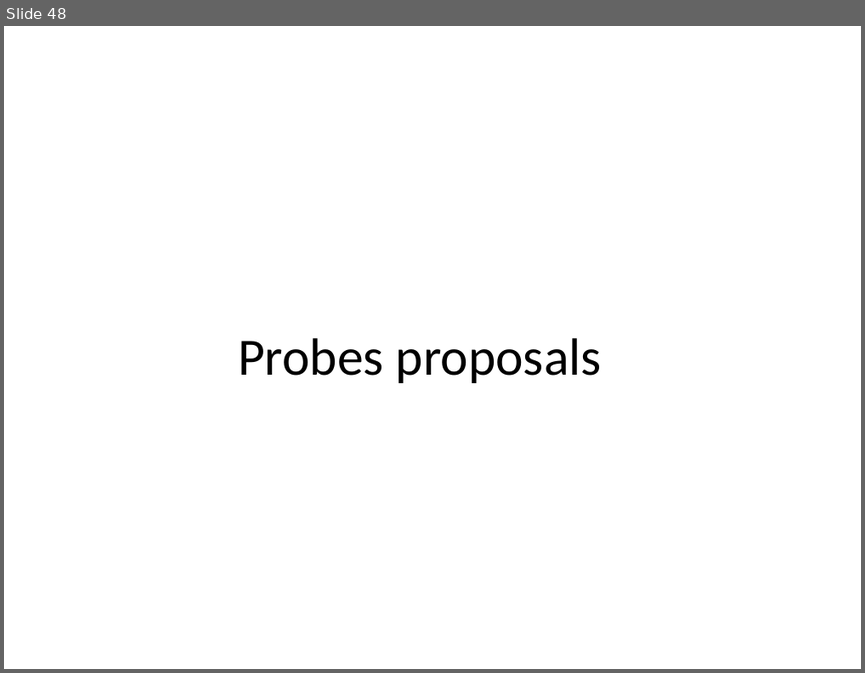
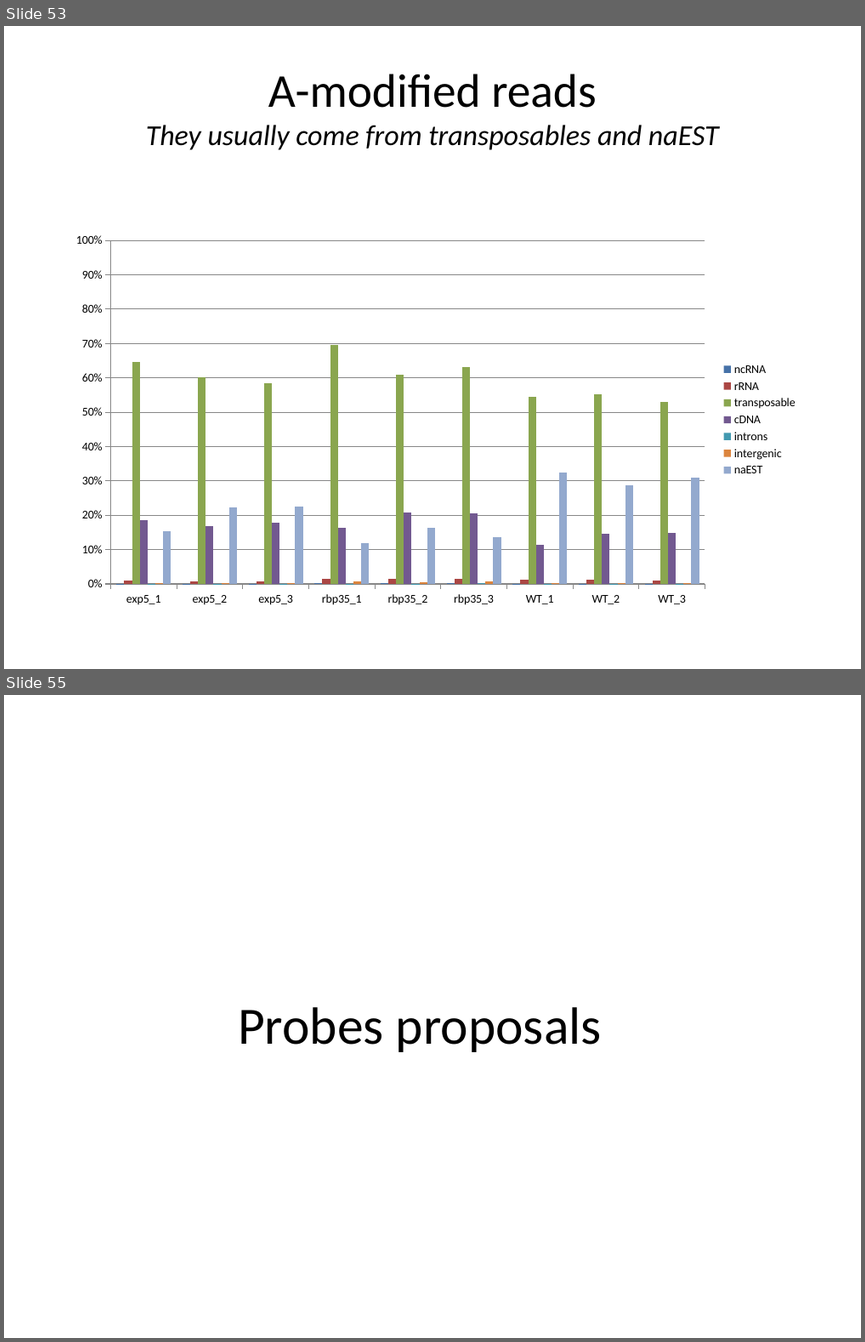
Before and after one commit to wilkinsonlab/m-oryzae-polya, a slide deck: doc/small/small_presentation.pptx. Shown one above the other, each under a label of ours: slide 48 before the commit, slides 53 and 55 after it; the slides between them are not shown. The pictures are 865x673 and 865x1342 pixels, drawn with LibreOffice and Linux fonts; fonts in the diff are those of the drawing. Boxes give left, top, right and bottom in pixels: in the first picture for what was removed or moved away, otherwise in the second. Text is boxed around its words. In the diff, an @@ line names an element or a change of style, - is before the commit and + after.

Commit message:
poster

```diff
--- a/doc/small/small_presentation.pptx
+++ b/doc/small/small_presentation.pptx
@@ slide 53 added at [4, 26, 861, 669], background #FFFFFF @@
@@ title added at [146, 74, 719, 150], 24.3 pt, text #000000, italic @@
+A-modified reads
+They usually come from transposables and naEST
@@ column chart added at [62, 226, 806, 612] @@
+categories: exp5_1, exp5_2, exp5_3, rbp35_1, rbp35_2, rbp35_3, WT_1, WT_2, WT_3
+ncRNA: 0, 0, 0, 0, 0, 0, 0, 0, 0
+rRNA: 0.01, 0.01, 0.01, 0.02, 0.01, 0.01, 0.01, 0.01, 0.01
+transposable: 0.65, 0.6, 0.58, 0.69, 0.61, 0.63, 0.55, 0.55, 0.53
+cDNA: 0.19, 0.17, 0.18, 0.16, 0.21, 0.21, 0.11, 0.15, 0.15
+introns: 0, 0, 0, 0, 0, 0, 0, 0, 0
+intergenic: 0, 0, 0, 0.01, 0.01, 0.01, 0, 0, 0
+naEST: 0.15, 0.22, 0.23, 0.12, 0.16, 0.14, 0.32, 0.29, 0.31
@@ what was slide 48 is now slide 55 @@
```
Also in this commit, not shown: 6 other slides added, 4 other files.
